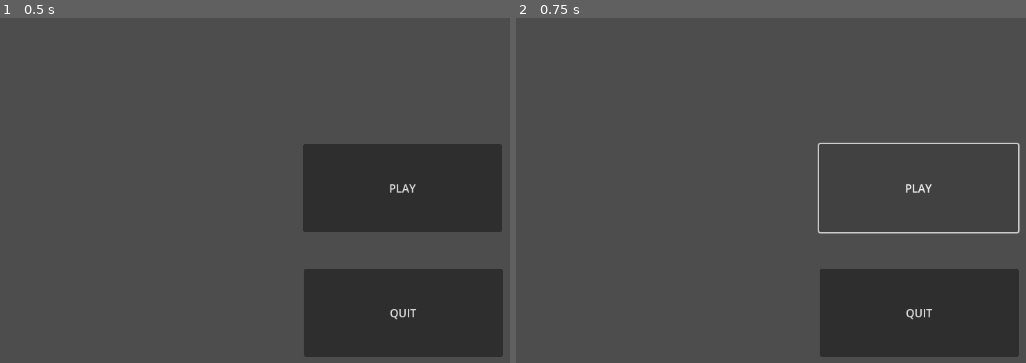
Above: before the commit, frames 1-2 (left to right).
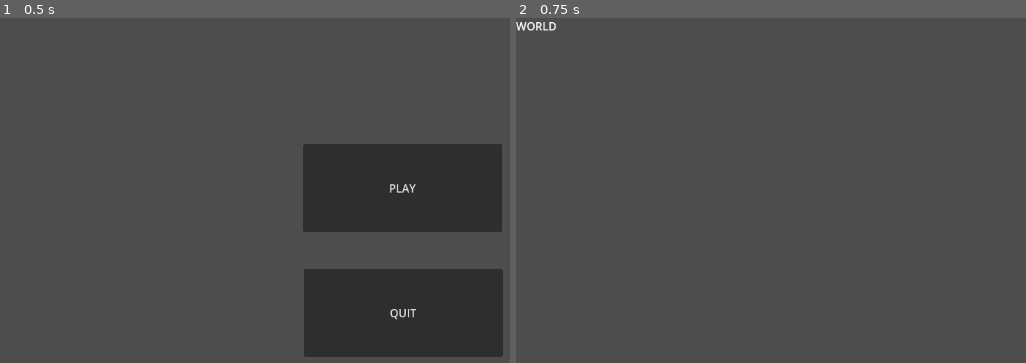
Above: after the commit, the same moments.

Repository: chaezuha/FishNet
Game: Godot game, scene res://main.tscn
Same seed, same stepped clock (60 frames per second), same inputs: the game is played once before the commit and once after it. Before the commit the project has no main scene; this scene is started directly in both runs.
Inputs:
- Up to frame 1 (0.5 s): no input
- Up to frame 2 (0.75 s): click "PLAY" at 0.5 s

Frame 1 is identical in both runs. In frame 2, 11% of the frame differs, in the area x 0-99%, y 1-99%.

Commit message:
I CHNAGED SOMETHING THEY TOLD ME

Diff:
--- a/PLAY.gd
+++ b/PLAY.gd
@@ -4,3 +4,7 @@
 
 func _on_quit_pressed():
 	get_tree().quit()
+
+
+func _on_pressed():
+	get_tree().change_scene_to_file("res://world.tscn") # Replace with function body.
--- a/main.tscn
+++ b/main.tscn
@@ -21,4 +21,5 @@
 tooltip_text = "Quit The Game"
 text = "QUIT"
 
+[connection signal="pressed" from="PLAY" to="PLAY" method="_on_pressed"]
 [connection signal="pressed" from="QUIT" to="PLAY" method="_on_quit_pressed"]
--- a/project.godot
+++ b/project.godot
@@ -11,5 +11,6 @@
 [application]
 
 config/name="FishNet"
+run/main_scene="res://main.tscn"
 config/features=PackedStringArray("4.2", "Forward Plus")
 config/icon="res://icon.svg"
--- /dev/null
+++ b/world.tscn
@@ -0,0 +1,8 @@
+[gd_scene format=3 uid="uid://donslbq3cpi7s"]
+
+[node name="World" type="Node2D"]
+
+[node name="Label" type="Label" parent="."]
+offset_right = 653.0
+offset_bottom = 253.0
+text = "WORLD"
